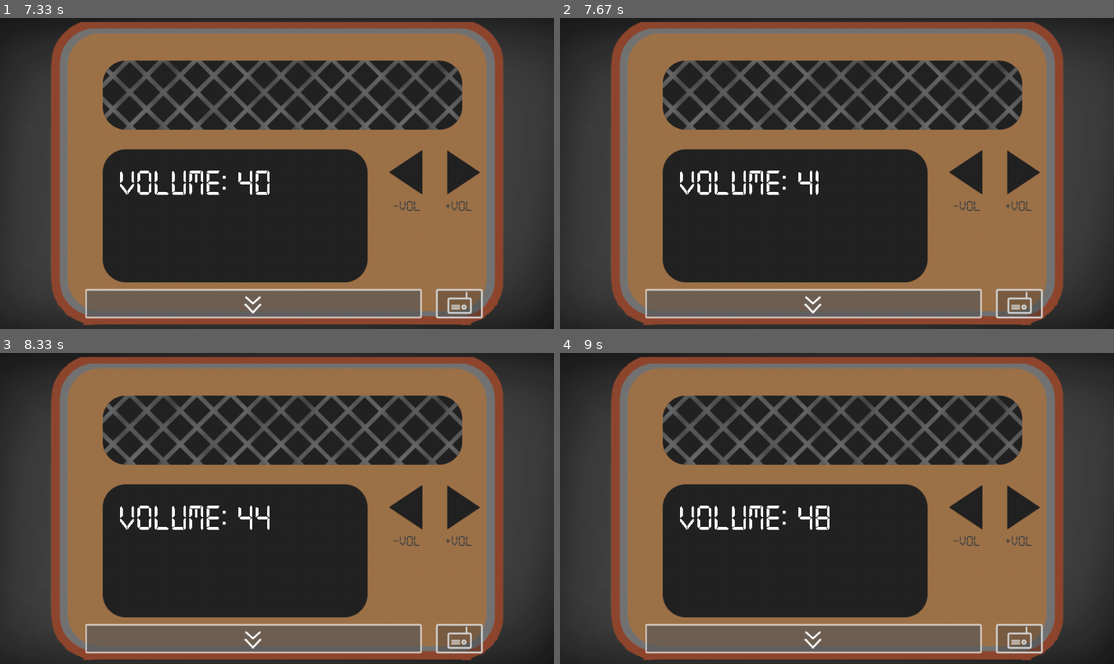
Above: before the commit, frames 1-4 (two rows, left to right).
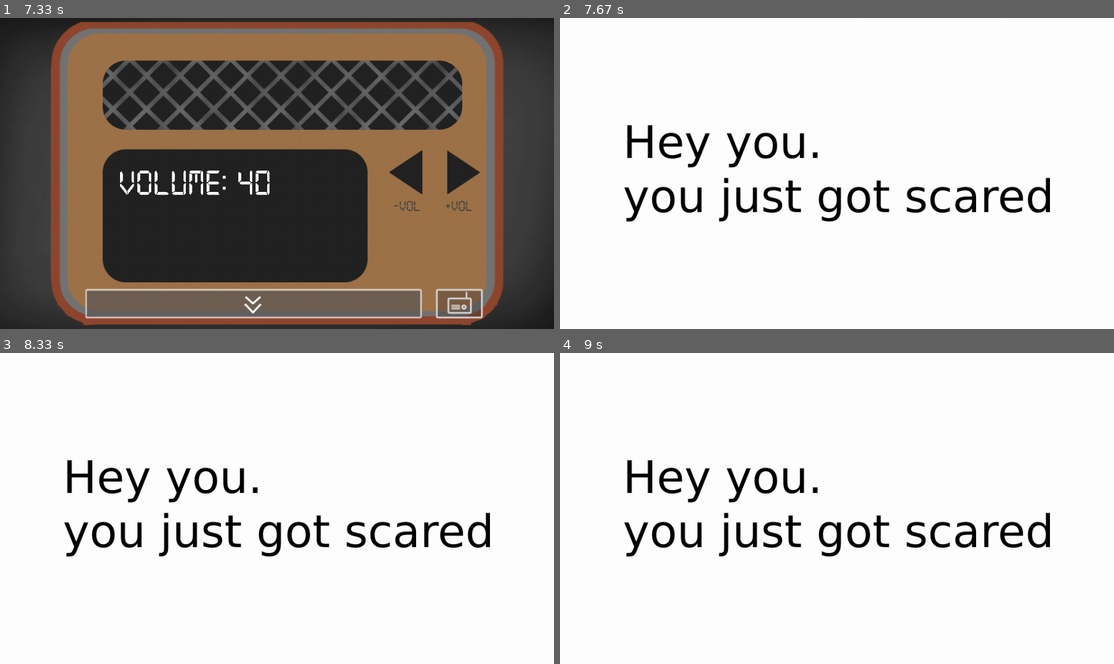
Above: after the commit, the same moments.

Repository: Robomarchello/Pygame-Community-Halloween-Jam
Game: pygame game, started from main.py
Same seed, same stepped clock (60 frames per second), same inputs: the game is played once before the commit and once after it.
Inputs (mouse positions are in pixels of both pictures, inside the frame that each line leads up to):
- Up to frame 1 (7.33 s): press the mouse at (254, 307) at 0.37 s; move the mouse to (254, 198) at 0.47 s; release the mouse at (254, 89) at 0.6 s; press the mouse at (459, 307) at 0.7 s; move the mouse to (387, 273) at 0.8 s; release the mouse at (315, 238) at 0.93 s; press the mouse at (404, 173) at 1.03 s; move the mouse to (282, 148) at 1.13 s; release the mouse at (160, 123) at 1.27 s; press the mouse at (465, 173) at 1.37 s; move the mouse to (365, 229) at 1.47 s; release the mouse at (265, 285) at 1.6 s; press the mouse at (465, 173) at 1.7 s; move the mouse to (265, 167) at 1.8 s; release the mouse at (72, 164) at 1.93 s; press the mouse at (404, 173) at 2.03 s; move the mouse to (415, 229) at 2.13 s; release the mouse at (432, 285) at 2.27 s; press the mouse at (404, 173) at 2.37 s; move the mouse to (409, 157) at 2.47 s; release the mouse at (415, 145) at 2.6 s; press the mouse at (459, 307) at 2.7 s; move the mouse to (398, 217) at 2.8 s; release the mouse at (332, 129) at 2.93 s; press the mouse at (254, 307) at 3.03 s; move the mouse to (182, 241) at 3.13 s; release the mouse at (110, 176) at 3.27 s; press the mouse at (254, 307) at 3.37 s; move the mouse to (216, 291) at 3.47 s; release the mouse at (182, 273) at 3.6 s; press the mouse at (459, 307) at 3.7 s; move the mouse to (404, 263) at 3.8 s; release the mouse at (343, 217) at 3.93 s; press the mouse at (254, 307) at 4.03 s; move the mouse to (188, 189) at 4.13 s; release the mouse at (121, 70) at 4.27 s; press the mouse at (254, 307) at 4.37 s; move the mouse to (265, 182) at 4.47 s; release the mouse at (277, 58) at 4.6 s; press the mouse at (459, 307) at 4.7 s; move the mouse to (459, 263) at 4.8 s; release the mouse at (459, 220) at 4.93 s; click (282, 129) at 5.05 s; press the mouse at (465, 173) at 5.37 s; move the mouse to (432, 201) at 5.47 s; release the mouse at (404, 232) at 5.6 s; press the mouse at (254, 307) at 5.7 s; move the mouse to (182, 238) at 5.8 s; release the mouse at (110, 167) at 5.93 s; press the mouse at (254, 307) at 6.03 s; move the mouse to (227, 279) at 6.13 s; release the mouse at (199, 251) at 6.27 s; press the mouse at (254, 307) at 6.37 s; move the mouse to (182, 245) at 6.47 s; release the mouse at (110, 182) at 6.6 s; press the mouse at (254, 307) at 6.7 s; move the mouse to (271, 185) at 6.8 s; release the mouse at (293, 64) at 6.93 s; press the mouse at (459, 307) at 7.03 s; move the mouse to (304, 285) at 7.13 s; release the mouse at (149, 263) at 7.27 s
- Up to frame 2 (7.67 s): no input
- Up to frame 3 (8.33 s): no input
- Up to frame 4 (9 s): no input

Frame 1 is identical in both runs. In frame 2, 99% of the frame differs, in the area x 0-100%, y 0-100%; in frame 3, 99%; in frame 4, 99%.

Commit message:
Comminiting so i can do stuff in pydroid because the electricity is going to be turned off till the end of the day, i will need to do programming on my phone lol

Diff:
--- a/src/scripts/game.py
+++ b/src/scripts/game.py
@@ -17,6 +17,8 @@
 
         self.cursor = cursor
 
+        self.GameOver = False
+
         self.musicHandler = MusicHandler()
 
         self.noiseSound = pygame.mixer.Sound('src/sounds/noisesnd.ogg')
@@ -29,10 +31,12 @@
         HoverBtnImg = pygame.image.load('src/assets/bottomBtn.png').convert_alpha()
         RadioBtnImg = pygame.image.load('src/assets/radioButton.png').convert_alpha()
 
-        self.monster = {'onLeft': False, 'inFront': False, 'onRight': False}
+        self.jumpScareDummy = pygame.image.load('src/assets/scare.png').convert()
+
+        self.monster = {'onLeft': False, 'onCenter': False, 'onRight': False}
         self.monsterTimer = 1#randint(3, 7) * 60
         self.timerFreeze = False
-        self.jumpTimer = 0#4 * 60
+        self.jumpTimer = 7.5 * 60
 
         self.stepSound = pygame.mixer.Sound('src/sounds/steps.ogg')
         self.stepChannel = None
@@ -76,13 +80,24 @@
         self.HoverBtn.draw(screen)
         self.RadioBtn.draw(screen)
 
+    def restartMonster(self):
+        self.monster = {'onLeft': False, 'onCenter': False, 'onRight': False}
+        self.monster[choice(list(self.monster.keys()))] = True
+
+        self.monsterTimer = randint(3, 7) * 60
+        self.timerFreeze = False
+        self.jumpTimer = 7.5 * 60
+
+        print('success')
+
     def update(self):
         self.musicHandler.inMenu = self.doorMenu.opened
         self.monsterTimer -= 0.5#-= dt
 
         if self.monsterTimer < 0 and not self.timerFreeze:
-            #self.monster[choice(list(self.monster.keys()))] = True
-            self.monster['onRight'] = True
+            self.monster[choice(list(self.monster.keys()))] = True
+            print(self.monster)
+            #self.monster['onRight'] = True
 
             self.timerFreeze = True
             self.monsterTimer = randint(3, 7) * 60
@@ -91,32 +106,48 @@
             self.jumpTimer -= 0.5
 
         if self.jumpTimer < 0:
-            ...
-            #print('jumpscare')
+            if self.monster['onLeft']:
+                print('left')
+                if not self.ClosedDoor['left']:
+                    self.GameOver = True
+                    self.screen.blit(self.jumpScareDummy, (0, 0))
+
+            if self.monster['onCenter']:
+                print('center')
+                if not self.ClosedDoor['center']:
+                    self.GameOver = True
+                    self.screen.blit(self.jumpScareDummy, (0, 0))
+
+            if self.monster['onRight']:
+                if not self.ClosedDoor['right']:
+                    self.screen.blit(self.jumpScareDummy, (0, 0))
+                    self.GameOver = True
 
         if self.timerFreeze:
-            normalOffset = self.camera.normalOffset
             if self.stepChannel == None:
                 if self.monster['onLeft']:
-                    self.stepChannel = self.stepSound.play(-1)
+                    self.stepChannel = self.stepSound.play()
                     self.stepVolume = (1, 0)
 
-                if self.monster['inFront']:
-                    self.stepSound.play(-1)
+                if self.monster['onCenter']:
+                    self.stepChannel = self.stepSound.play()
                     self.stepVolume = (1, 1)
 
                 if self.monster['onRight']:
-                    self.stepChannel = self.stepSound.play(-1)
+                    self.stepChannel = self.stepSound.play()
                     self.stepVolume = (0, 1)
 
             else:
                 self.stepChannel.set_volume(self.stepVolume[0], self.stepVolume[1])
+
 
                 if self.doorMenu.opened:
                     self.stepChannel.set_volume(0)
 
                 if self.Radio.volume > 0.9:
                     self.stepChannel.set_volume(0)
+
+                    #self.stepChannel.set_volume(1 - self.Radio.volume)
 
         self.Radio.update(0.20)
 
--- a/src/scripts/musicHandler.py
+++ b/src/scripts/musicHandler.py
@@ -14,7 +14,6 @@
         self.inMenu = False
 
     def check(self):
-        print(self.CurrentMusic.get_num_channels())
         if self.CurrentMusic.get_num_channels() == 0:
             self.CurrentMusic = choice(self.music)
 
Binary file added: src/assets/scare.png
